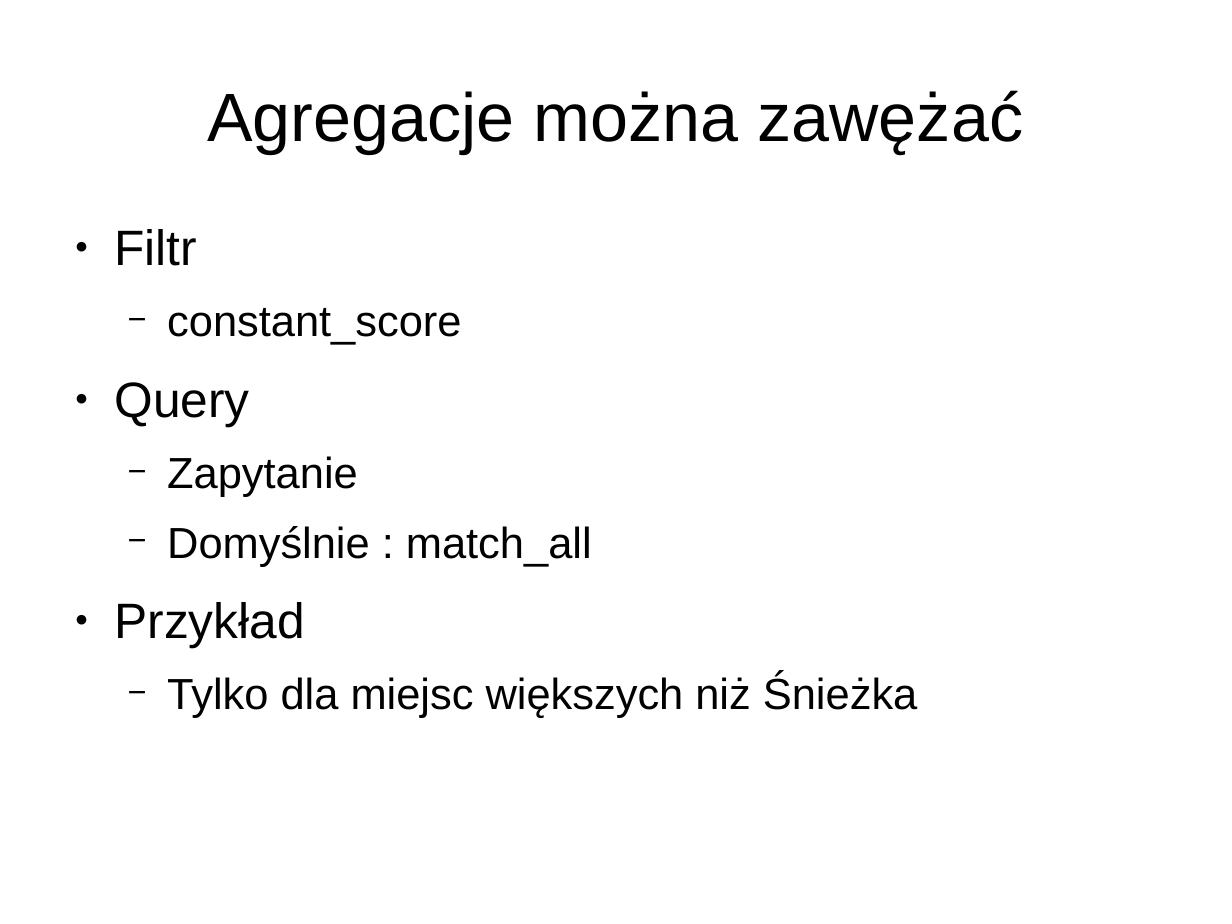
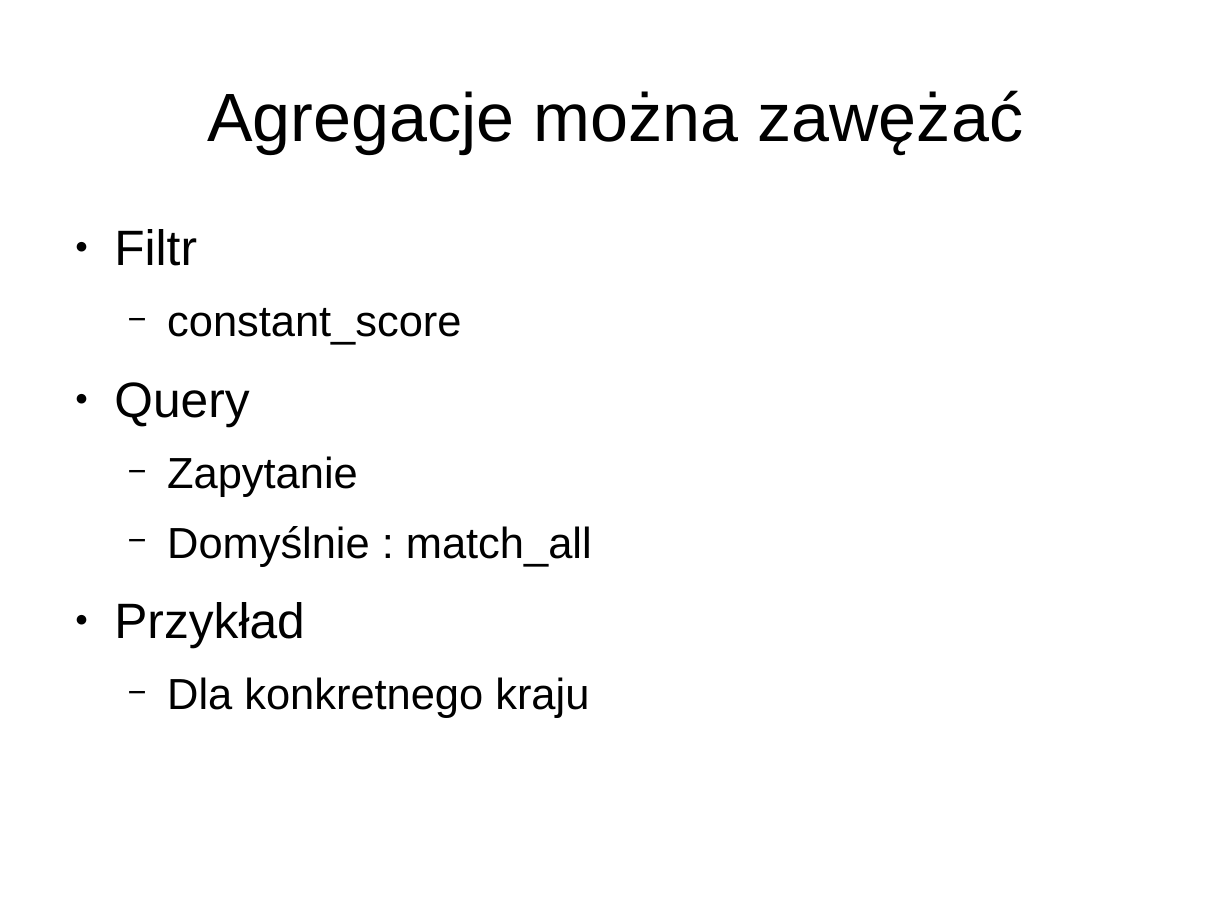
Before and after one commit to lukaszkuczynski/nieszukaj, a slide deck: slide 28 of znajduj.odp. Drawn at 1232x924 pixels with LibreOffice and Linux fonts; fonts in the diff are those of the drawing. Boxes give left, top, right and bottom in pixels: in the first picture for what was removed or moved away, otherwise in the second. Text is boxed around its words. In the diff, an @@ line names an element or a change of style, - is before the commit and + after.

Commit message:
agregacje wygladaja na skonczone

```diff
--- a/znajduj.odp
+++ b/znajduj.odp
@@ text at [167,677,589,718]: text changed @@
-  − Tylko dla miejsc większych niż Śnieżka
+  − Dla konkretnego kraju
```
Also in this commit, not shown: 1 other slide changed, 1 slide added, 1 slide removed, 2 other files.
